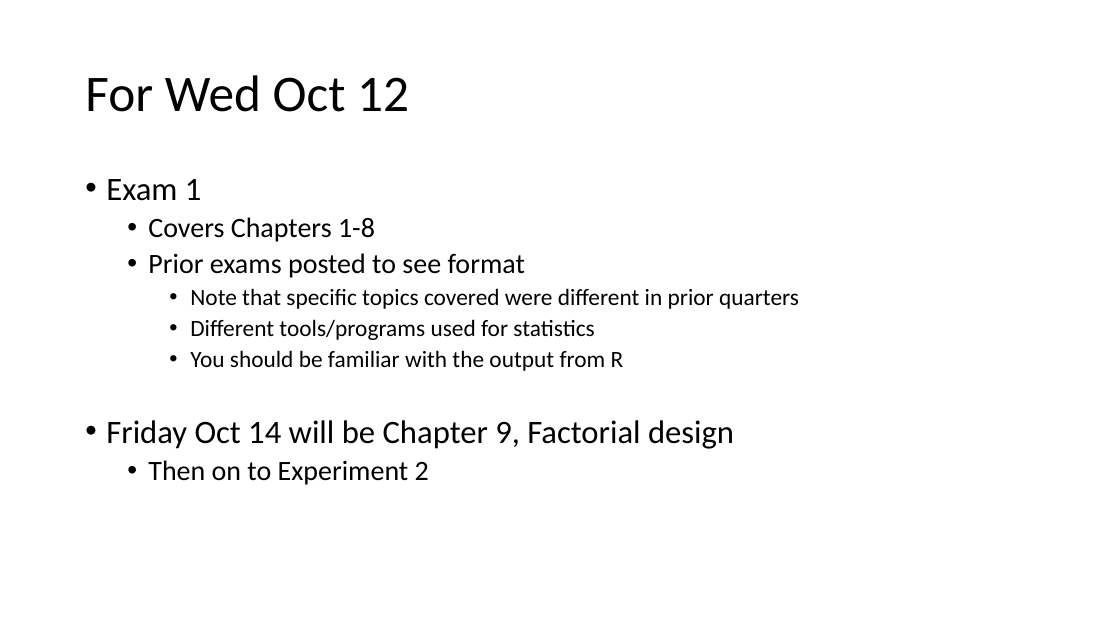
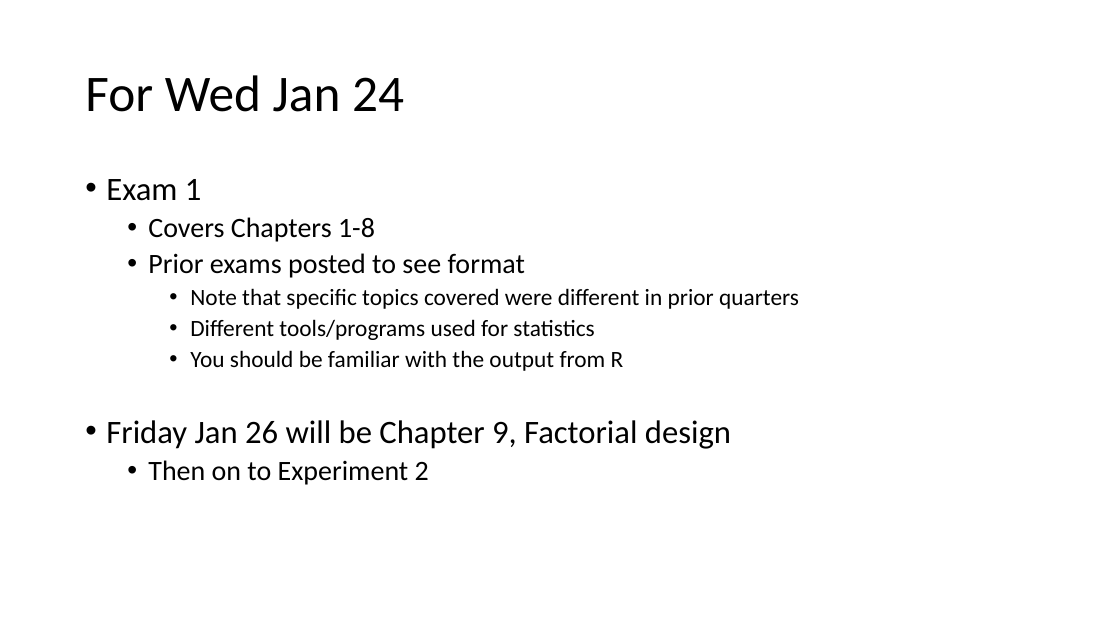
Before and after one commit to preber/Research-Methods, a slide deck: slide 20 of Class Slides 2024/Class 9.pptx. Drawn at 1120x630 pixels with LibreOffice and Linux fonts; fonts in the diff are those of the drawing. Boxes give left, top, right and bottom in pixels: in the first picture for what was removed or moved away, otherwise in the second. Text is boxed around its words. In the diff, an @@ line names an element or a change of style, - is before the commit and + after.

```diff
--- a/Class Slides 2024/Class 9.pptx
+++ b/Class Slides 2024/Class 9.pptx
@@ title at (x1=85, y1=75, x2=404, y2=112): text changed @@
-For Wed Oct 12
+For Wed Jan 24
@@ text at (x1=106, y1=420, x2=731, y2=449): text changed @@
-• Friday Oct 14 will be Chapter 9, Factorial design
+• Friday Jan 26 will be Chapter 9, Factorial design
```
Also in this commit, not shown: 5 other files.
